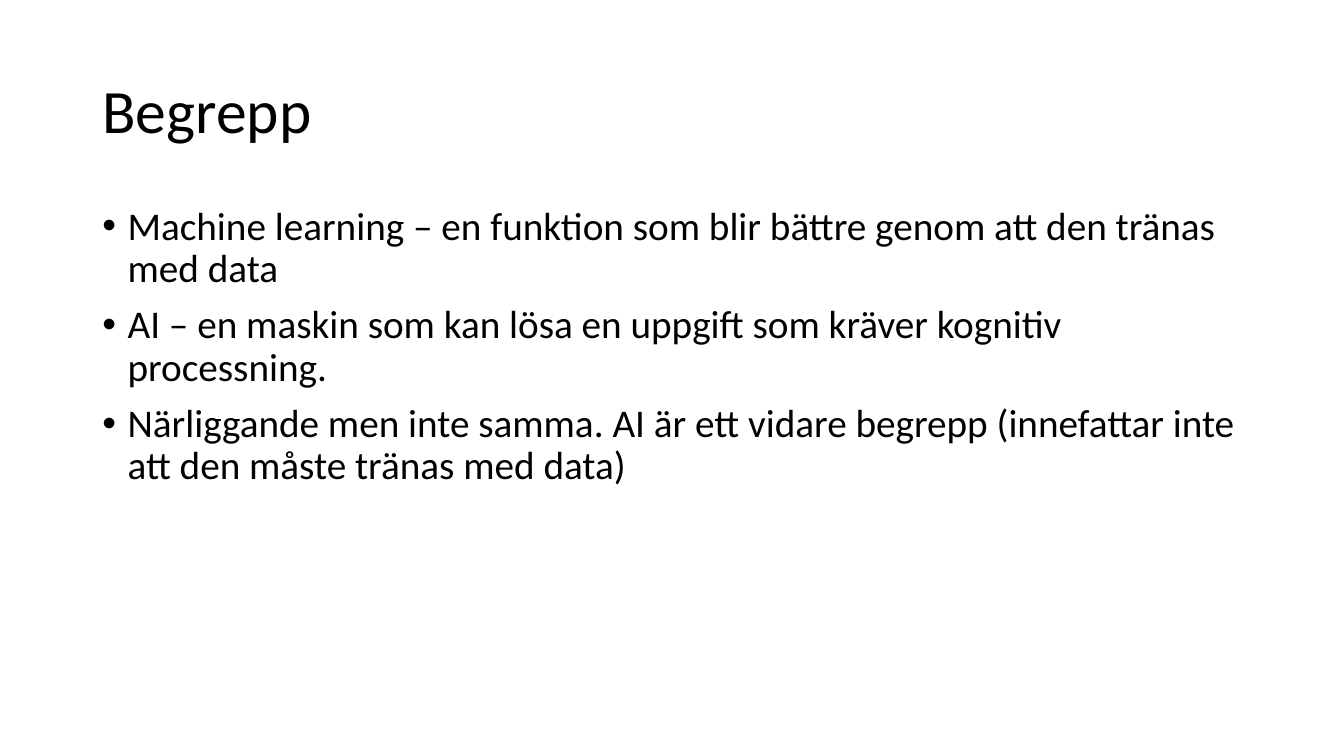
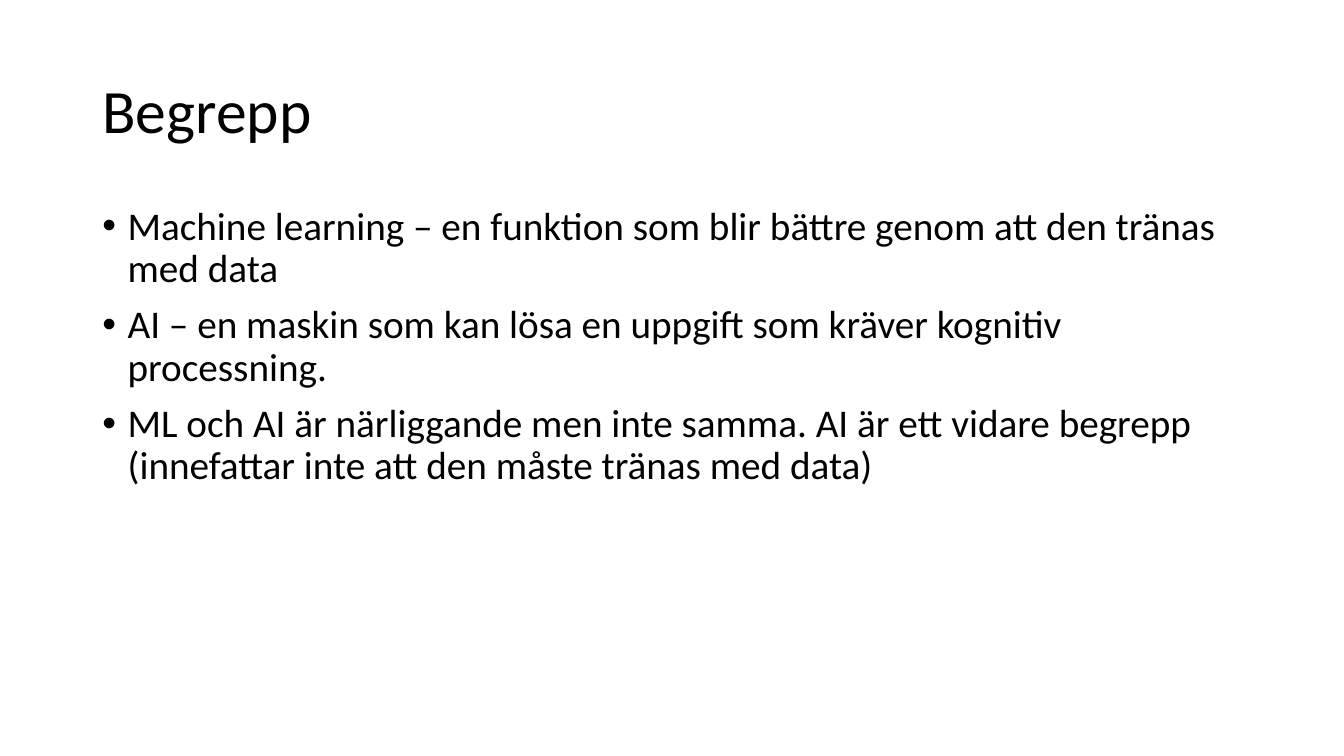
Before and after one commit to niklas3000/DataScience, a slide deck: slide 1 of Machine learning for dummies/Presentation/Machine learning AI och Data Science.pptx. Drawn at 1344x756 pixels with LibreOffice and Linux fonts; fonts in the diff are those of the drawing. Boxes give left, top, right and bottom in pixels: in the first picture for what was removed or moved away, otherwise in the second. Text is boxed around its words. In the diff, an @@ line names an element or a change of style, - is before the commit and + after.

```diff
--- a/Machine learning for dummies/Presentation/Machine learning AI och Data Science.pptx
+++ b/Machine learning for dummies/Presentation/Machine learning AI och Data Science.pptx
@@ text at [128,409,1191,485]: text changed @@
-• Närliggande men inte samma. AI är ett vidare begrepp (innefattar inte att den måste tränas med data)
+• ML och AI är närliggande men inte samma. AI är ett vidare begrepp (innefattar inte att den måste tränas med data)
```
Also in this commit, not shown: 2 other slides changed, 1 slide added, 2 other files.
